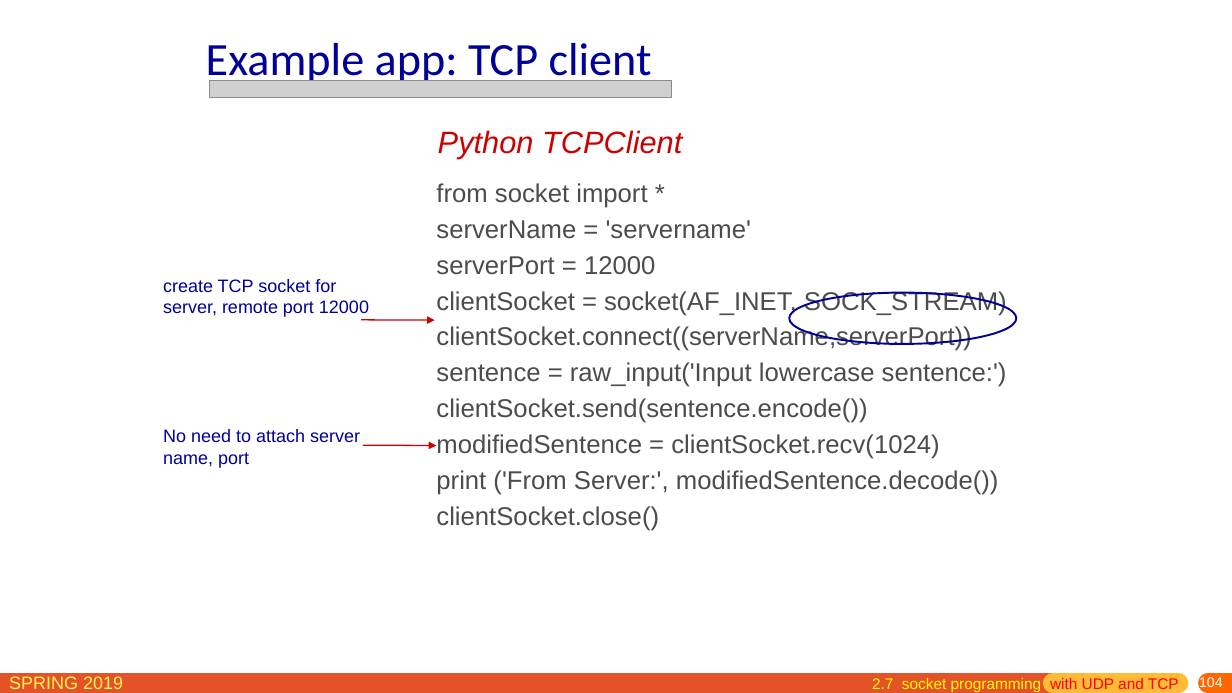
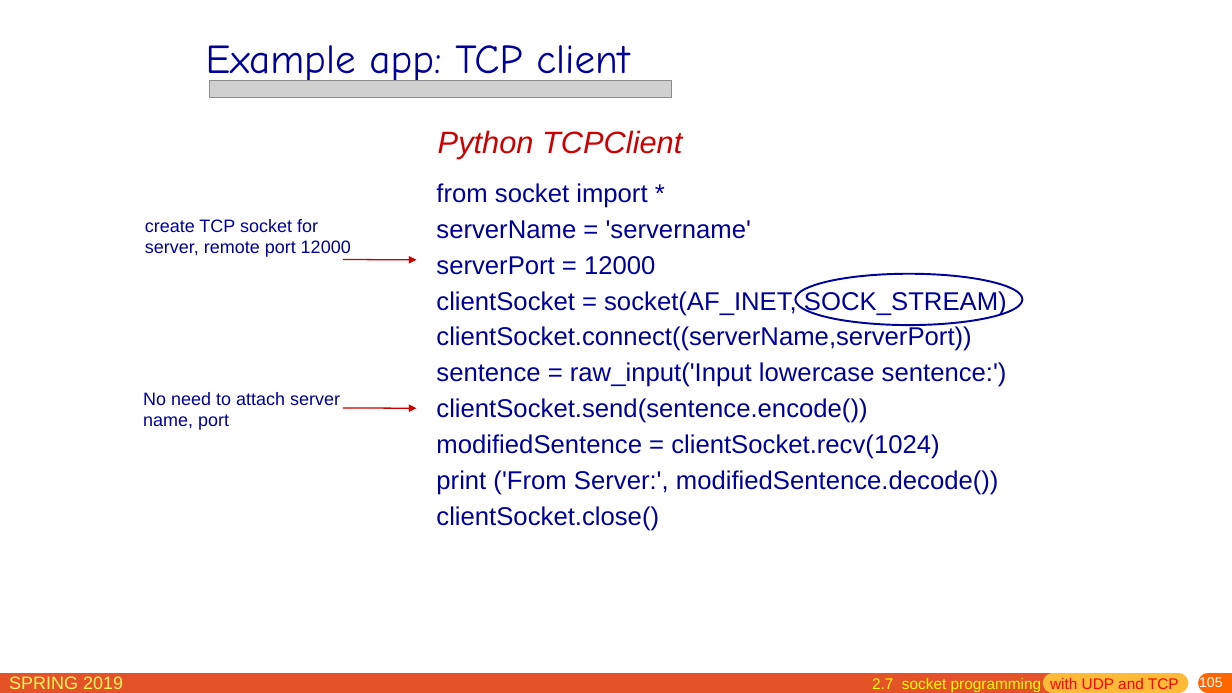
Before and after one commit to jichenghu/PPT_networkDistributed, a slide deck: slide 105 of chapter2.pptx (slide 104 before the commit). Drawn at 1232x693 pixels with LibreOffice and Linux fonts; fonts in the diff are those of the drawing; grey boxes stand for pictures. Boxes give left, top, right and bottom in pixels: in the first picture for what was removed or moved away, otherwise in the second. Text is boxed around its words. In the diff, an @@ line names an element or a change of style, - is before the commit and + after.

```diff
--- a/chapter2.pptx
+++ b/chapter2.pptx
@@ text "Example app: TCP client" at [206,45,629,86]: size 36 to 32 pt, font Calibri to Comic Neue @@
@@ text "from socket import *" at [436,183,1007,531]: text colour #4C4C4C to #000099 @@
@@ text "create TCP socket for server, ...": place and size @@
-text "create TCP socket for server, ..." at [163,279,369,317]
+text "create TCP socket for server, ..." at [145,219,351,257]
@@ arrow moved from (361, 320) - (434, 320) to (343, 260) - (417, 260) @@
@@ ellipse: place and size @@
-ellipse at [789,293,1017,345]
+ellipse at [796,274,1023,325]
@@ text "No need to attach server ...": place and size @@
-text "No need to attach server ..." at [163,429,360,468]
+text "No need to attach server ..." at [143,392,340,430]
@@ arrow moved from (363, 445) - (436, 445) to (343, 409) - (417, 409) @@
@@ page number at [1199,676,1223,691]: text changed @@
-104
+105
```
Also in this commit, not shown: 56 other slides changed, 1 slide added, 1 other file.
